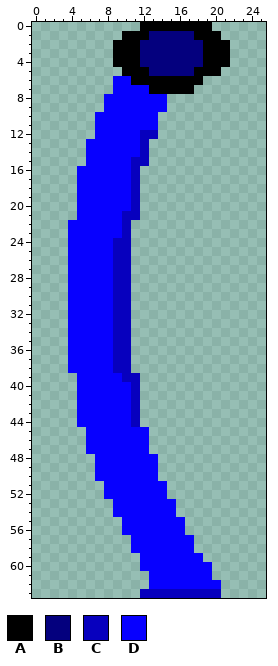
Pixel-art sprite, stored at core/src/main/resources/hud/arandelaMenu.png. The picture above was drawn from the file before the commit.
The file is 26x64 pixels.
Palette (. is transparent): A #000000  B #04007e  C #0700be  D #0700ff
After the commit:
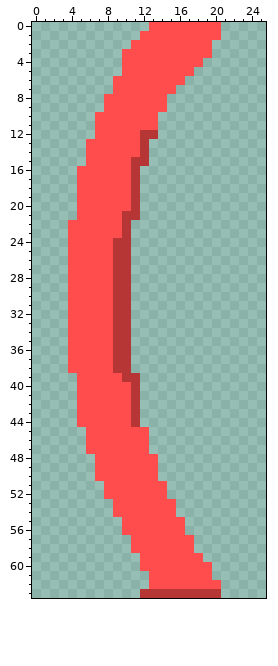
What changed:
Colour C changes from #0700be to #b63535.
Colour D changes from #0700ff to #ff4d4d.
The author put colour D in row 0 at x 20.
Colour A becomes colour D in row 0 at x 13 to 19; in row 1 at x 12 and 18 to 20; in row 2 at x 11 and 19; in row 3 at x 10 to 11 and 19; in row 4 at x 10 to 11; in row 5 at x 10 to 12.
Colour A becomes colour D in row 6 at x 11 to 16; in row 7 at x 13 to 15.
Colour B becomes colour D in row 1 at x 13 to 17; in rows 2 to 4 at x 12 to 18; in row 5 at x 13 to 17.
The author cleared colour A in row 0 at x 12; in row 1 at x 10 to 11; in row 2 at x 9 to 10 and 20 to 21; in row 3 at x 9 and 20 to 21; in row 4 at x 9 and 19 to 21; in row 5 at x 18 to 20.
The author cleared colour A in row 6 at x 17 to 18; in row 7 at x 16 to 17.
Pixel boxes of the changes (left, top, right, bottom) in both pictures:
changed: (68, 22, 230, 598)
